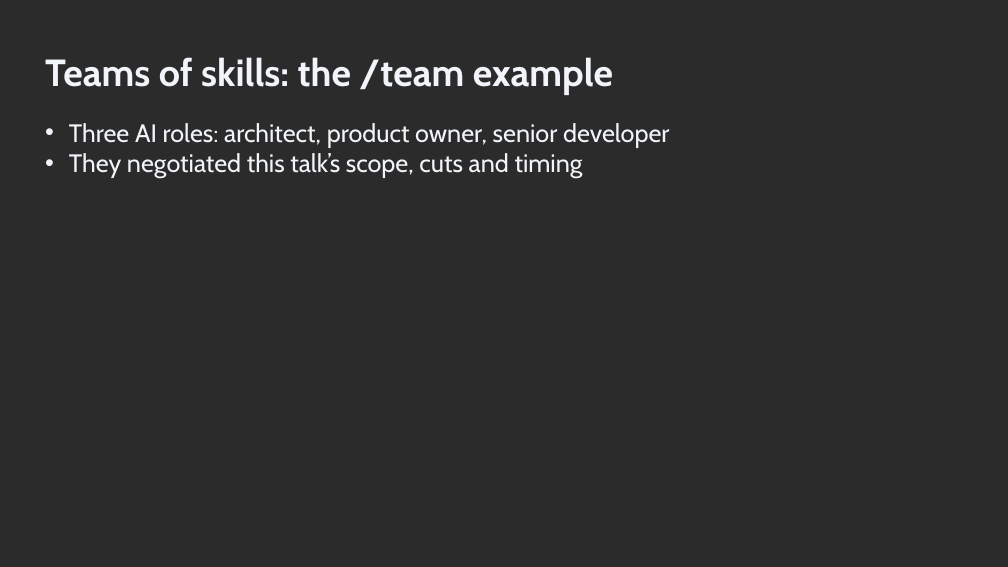
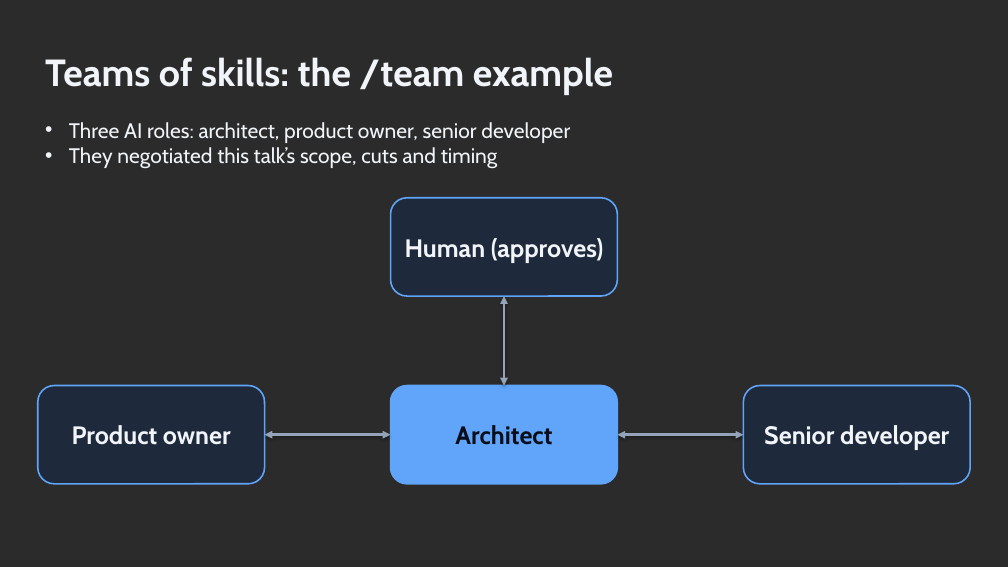
Before and after one commit to ronyronen/speckit-claude-presentation, a slide deck: slide 23 of presentation/speckit-workshop.pptx. Drawn at 1008x567 pixels with LibreOffice and Linux fonts; fonts in the diff are those of the drawing; background and template pictures are left out; a plain dark background stands for a picture behind light text. Boxes give left, top, right and bottom in pixels: in the first picture for what was removed or moved away, otherwise in the second. Text is boxed around its words. In the diff, an @@ line names an element or a change of style, - is before the commit and + after.

```diff
--- a/presentation/speckit-workshop.pptx
+++ b/presentation/speckit-workshop.pptx
@@ text "Three AI roles: architect, product ..." at <box>69,122,570,169</box>: size 24 to 20 pt @@
@@ rounded rectangle added at <box>391,198,618,296</box>, fill #1E293B, outline #60A5FA 1.5 pt, 24 pt, text #F1F5F9, bold @@
+Human (approves)
@@ double arrow added from (504, 296) to (504, 386), #94A3B8 2.5 pt @@
@@ rounded rectangle added at <box>38,386,265,484</box>, fill #1E293B, outline #60A5FA 1.5 pt, 24 pt, text #F1F5F9, bold @@
+Product owner
@@ rounded rectangle added at <box>391,386,618,484</box>, fill #60A5FA, outline #60A5FA 1.5 pt, 24 pt, text #080D1A, bold @@
+Architect
@@ rounded rectangle added at <box>743,386,970,484</box>, fill #1E293B, outline #60A5FA 1.5 pt, 24 pt, text #F1F5F9, bold @@
+Senior developer
@@ double arrow added from (391, 435) to (265, 435), #94A3B8 2.5 pt @@
@@ double arrow added from (618, 435) to (743, 435), #94A3B8 2.5 pt @@
```
Also in this commit, not shown: 13 other slides changed, 2 other files.
